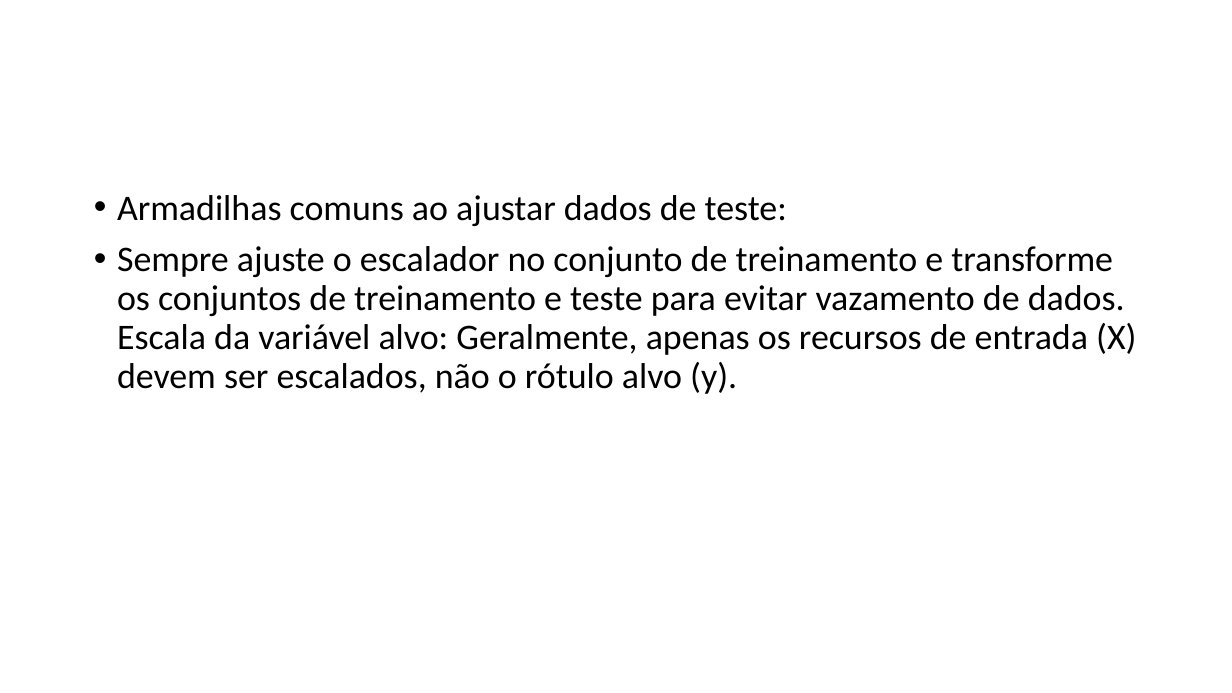
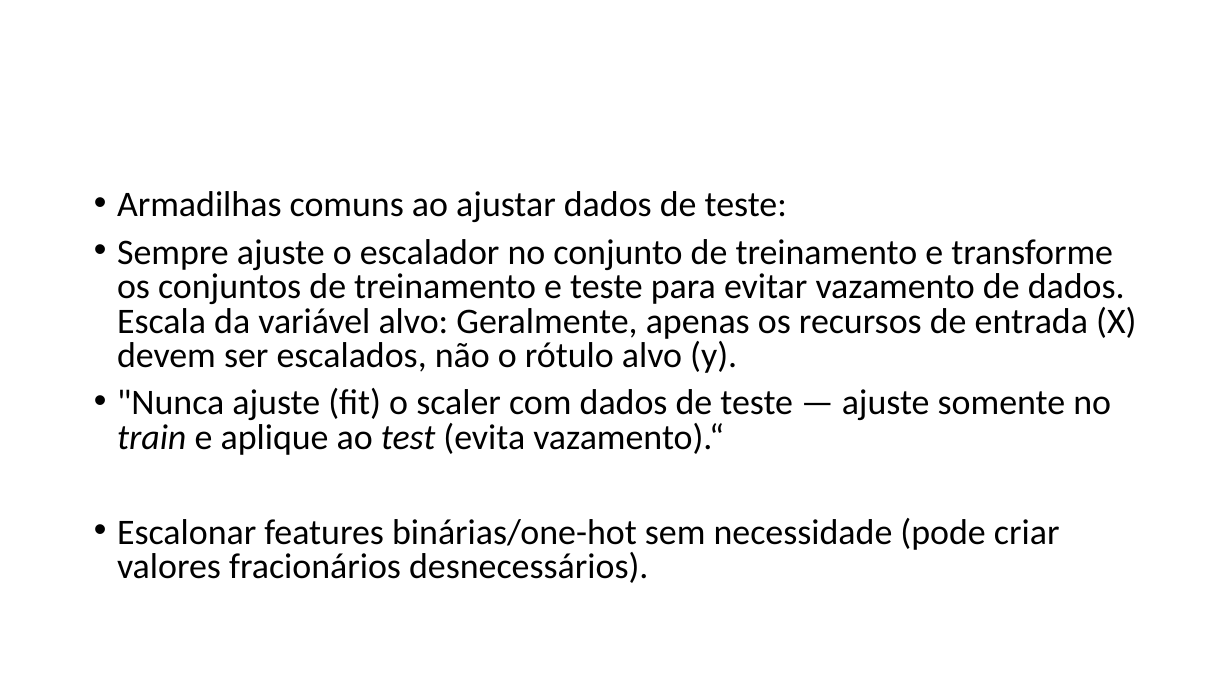
Before and after one commit to zz4fap/c24_inteligencia_artificial, a slide deck: slide 16 of slides/C24_Transformações.pptx (slide 14 before the commit). Drawn at 1232x693 pixels with LibreOffice and Linux fonts; fonts in the diff are those of the drawing. Boxes give left, top, right and bottom in pixels: in the first picture for what was removed or moved away, otherwise in the second. Text is boxed around its words. In the diff, an @@ line names an element or a change of style, - is before the commit and + after.

```diff
--- a/slides/C24_Transformações.pptx
+++ b/slides/C24_Transformações.pptx
@@ text at <box>117,191,1136,373</box>: line spacing 0.9 to 0.8 @@
@@ text at <box>117,388,1111,583</box>: paragraphs added @@
+• "Nunca ajuste (fit) o scaler com dados de teste — ajuste somente no train e aplique ao test (evita vazamento).“
+• Escalonar features binárias/one-hot sem necessidade (pode criar valores fracionários desnecessários).
```
Also in this commit, not shown: 1 other slide changed, 3 slides added.
